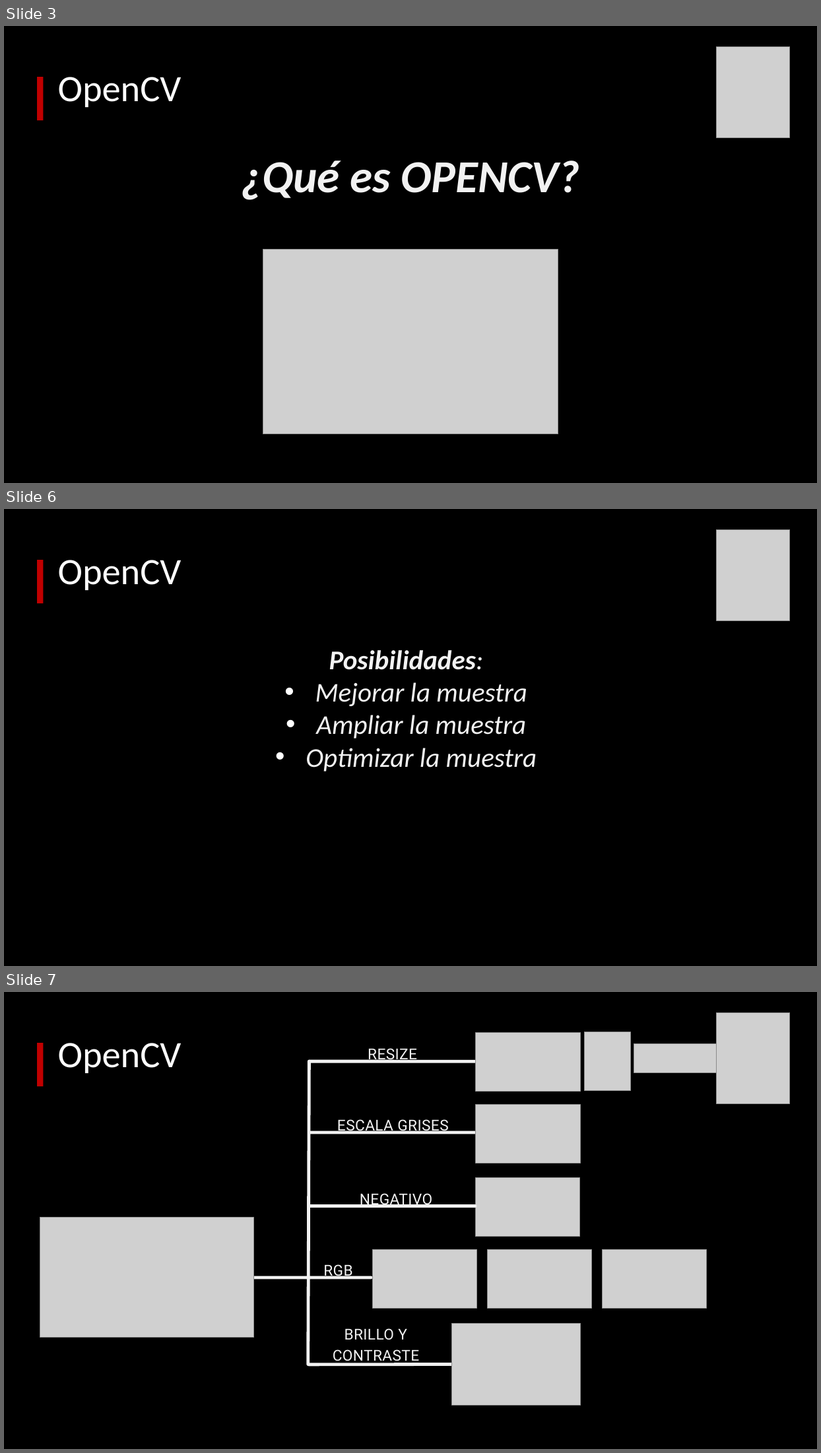
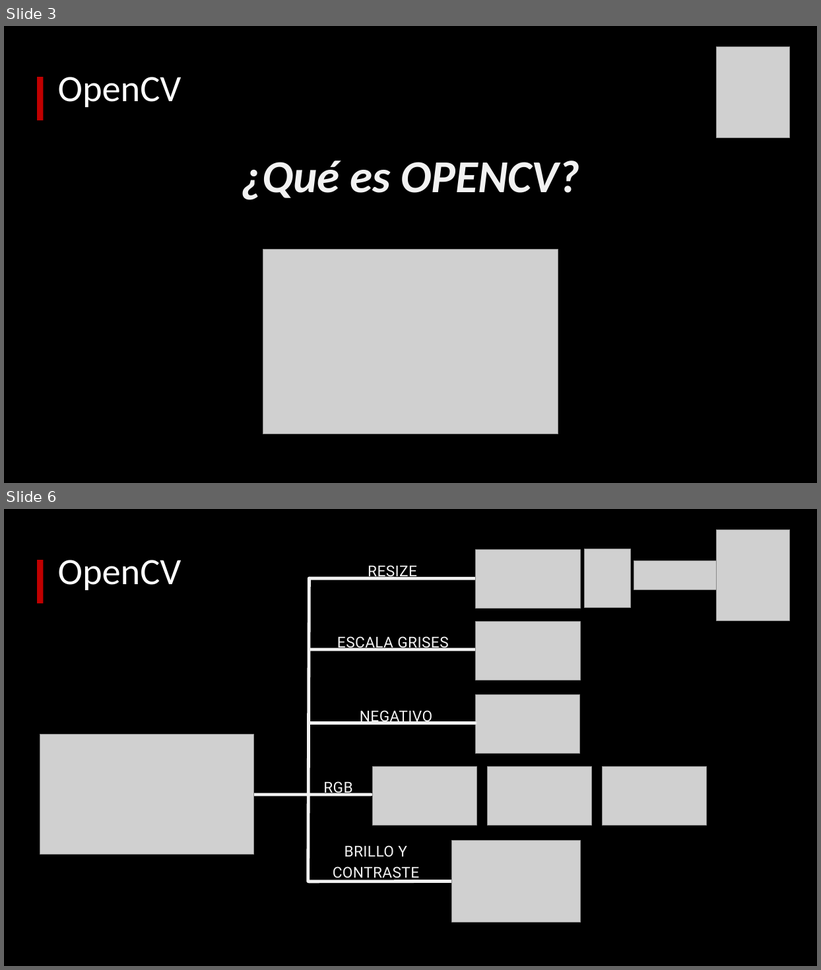
Before and after one commit to svalencia-romero/taller_opencv_thebridge_09_23, a slide deck: Presentacion_OpenCV.pptx. Shown one above the other, each under a label of ours: slides 3, 6 and 7 before the commit, slides 3 and 6 after it; the slides between them are not shown. The pictures are 821x1453 and 821x970 pixels, drawn with LibreOffice and Linux fonts; fonts in the diff are those of the drawing; grey boxes stand for pictures. Boxes give left, top, right and bottom in pixels: in the first picture for what was removed or moved away, otherwise in the second. Text is boxed around its words. In the diff, an @@ line names an element or a change of style, - is before the commit and + after.

```diff
--- a/Presentacion_OpenCV.pptx
+++ b/Presentacion_OpenCV.pptx
@@ slide 6 removed at bbox=[4, 509, 817, 966], background #000000 @@
@@ picture removed at bbox=[717, 529, 790, 621] @@
@@ rectangle removed at bbox=[37, 560, 43, 603] @@
@@ title removed at bbox=[58, 560, 182, 590] @@
-OpenCV
@@ text removed at bbox=[306, 650, 537, 772] @@
-Posibilidades:
-• Mejorar la muestra
-• Ampliar la muestra
-• Optimizar la muestra
@@ what was slide 7 is now slide 6 @@
```
Also in this commit, not shown: 1 slide changed.
